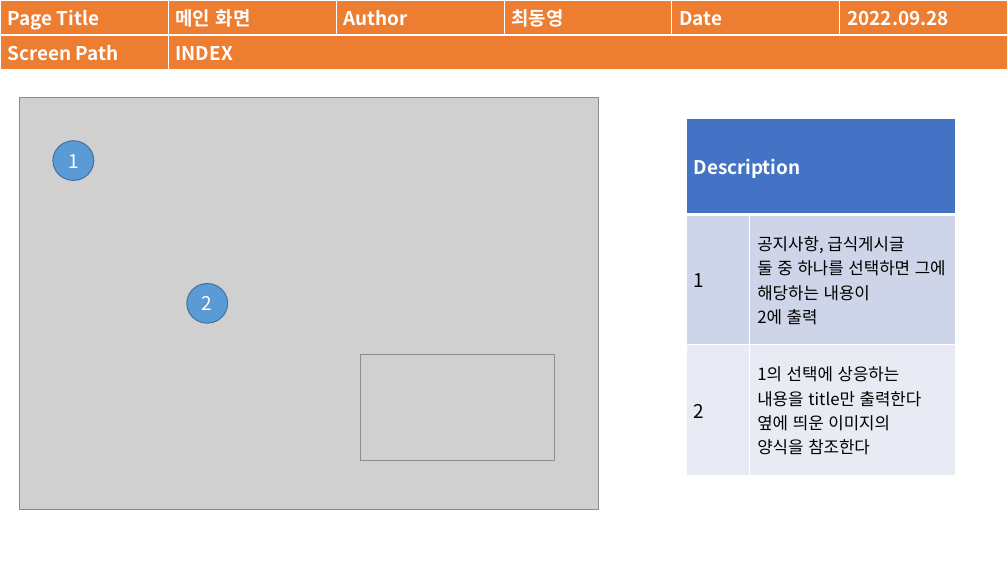
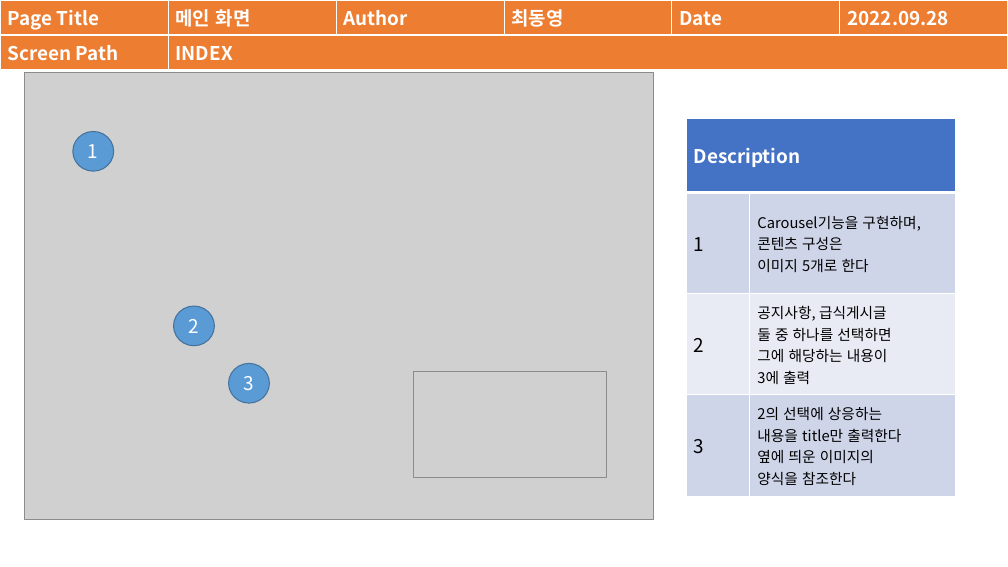
Before and after one commit to EastZero123/Work, a slide deck: slide 7 of ~2022-10-31 1인프로젝트/설계서/MVP화면설계서-최동영.pptx. Drawn at 1008x567 pixels with LibreOffice and Linux fonts; fonts in the diff are those of the drawing; grey boxes stand for pictures. Boxes give left, top, right and bottom in pixels: in the first picture for what was removed or moved away, otherwise in the second. Text is boxed around its words. In the diff, an @@ line names an element or a change of style, - is before the commit and + after.

```diff
--- a/~2022-10-31 1인프로젝트/설계서/MVP화면설계서-최동영.pptx
+++ b/~2022-10-31 1인프로젝트/설계서/MVP화면설계서-최동영.pptx
@@ picture: place and size @@
-picture at (20, 98, 598, 509)
+picture at (24, 73, 654, 520)
@@ table at (686, 118, 955, 496) @@
-row 2: 1 | 공지사항, 급식게시글 / 둘 중 하나를 선택하면 그에 해당하는 내용이 / 2에 출력
-row 3: 2 | 1의 선택에 상응하는 / 내용을 title만 출력한다 / 옆에 띄운 이미지의 / 양식을 참조한다
+row 2: 1 | Carousel기능을 구현하며, / 콘텐츠 구성은 / 이미지 5개로 한다
+row 3: 2 | 공지사항, 급식게시글 / 둘 중 하나를 선택하면 / 그에 해당하는 내용이 / 3에 출력
+row 4: 3 | 2의 선택에 상응하는 / 내용을 title만 출력한다 / 옆에 띄운 이미지의 / 양식을 참조한다
@@ ellipse "1": place and size @@
-ellipse "1" at (53, 141, 94, 181)
+ellipse "1" at (73, 132, 113, 172)
@@ ellipse "2": place and size @@
-ellipse "2" at (187, 284, 228, 324)
+ellipse "2" at (174, 306, 215, 346)
@@ ellipse added at (228, 364, 269, 404), fill #5B9BD5, outline #43739E 1 pt, 18 pt, text #FFFFFF @@
+3
@@ picture: place and size @@
-picture at (361, 355, 554, 461)
+picture at (414, 372, 607, 478)
```
Also in this commit, not shown: 4 other files.
